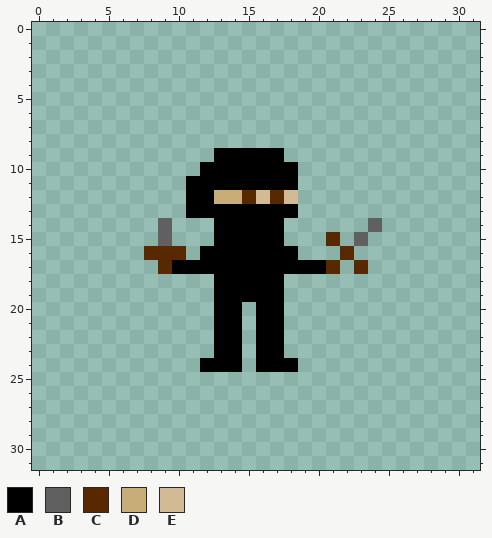
Edited in one commit: pixel-art sprite (Texture/Voleur_m.png). Above: the version before the commit.
The file is 32x32 pixels. Pixels under 10% opacity are left out. Colours within 5 levels of each other are drawn and written as one.
Palette (. is transparent): A #000000  B #606060  C #582900  D #c8ad79  E #d2ba94
Pixels before, first column x 8:
 9 .....AAAAA.......
10 ....AAAAAAA......
11 ...AAAAAAAA......
12 ...AADDCECE......
13 ...AAAAAAAA......
14 .B...AAAAA......B
15 .B...AAAAA...C.B.
16 CCC.AAAAAAA...C..
17 .CAAAAAAAAAAAC.C.
18 .....AAAAA.......
19 .....AAAAA.......
20 .....AA.AA.......
21 .....AA.AA.......
22 .....AA.AA.......
23 .....AA.AA.......
24 ....AAA.AAA......
Once edited:
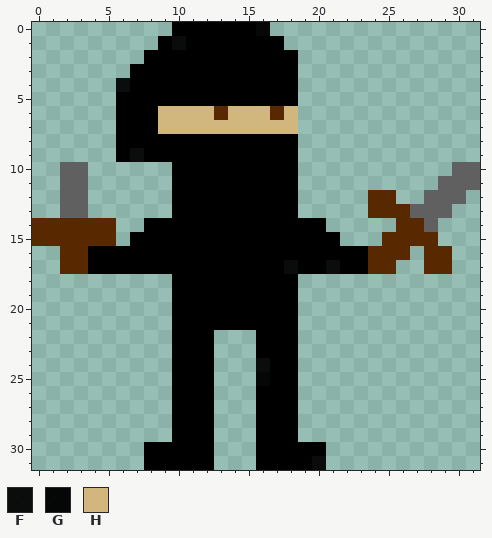
Colours new in this view: F #000000ee  G #000000f5  H #d1b67e
Difference:
y 0: x 10..16 ....... -> AAAAAAG
y 1: x 9..17 ......... -> AFAAAAAAA
y 2: x 8..18 ........... -> AAAAAAAAAAA
y 3: x 7..18 ............ -> AAAAAAAAAAAA
y 4: x 6..18 ............. -> FAAAAAAAAAAAA
y 5: x 6..18 ............. -> AAAAAAAAAAAAA
y 6: x 6..18 ............. -> AAAHHHHCHHHCH
y 7: x 6..18 ............. -> AAAHHHHHHHHHH
y 8: x 6..18 ............. -> AAAAAAAAAAAAA
y 9: x 6..12 ....... -> AFAAAAA; x 18 . -> A
y 10: x 2..3 .. -> BB; x 10..11 .. -> AA; x 30..31 .. -> BB
y 11: x 2..3 .. -> BB; x 10 . -> A; x 29..31 ... -> BBB
y 12: x 2..3 .. -> BB; x 10 . -> A; x 13..18 DDCECE -> AAAAAA; x 24..25 .. -> CC; x 28..30 ... -> BBB
y 13: x 2..3 .. -> BB; x 10 . -> A; x 24..29 ...... -> CCCBBB
y 14: x 0..5 ...... -> CCCCCC; x 8..12 .B... -> AAAAA; x 18..20 ... -> AAA; x 24 B -> .; x 26..28 ... -> CCB
y 15: x 0..5 ...... -> CCCCCC; x 7..12 ..B... -> AAAAAA; x 18..21 ...C -> AAAA; x 23 B -> .; x 25..28 .... -> CCCC
y 16: x 2..11 ......CCC. -> CCAAAAAAAA; x 19..26 ...C.... -> AAAAACCC; x 28..29 .. -> CC
y 17: x 2..9 .......C -> CCAAAAAA; x 18 A -> F; x 21..25 C.C.. -> FAACC; x 28..29 .. -> CC
y 18..19: x 10..12 ... -> AAA; x 18 . -> A
y 20..21: x 10..12 ... -> AAA; x 15 . -> A; x 18 . -> A
y 22..23: x 10..14 ...AA -> AAA..; x 18 . -> A
y 24: x 10..11 .. -> AA; x 13..14 AA -> ..; x 16 A -> F
y 25: x 10..12 ... -> AAA; x 16..18 ... -> GAA
y 26..29: x 10..12 ... -> AAA; x 16..18 ... -> AAA
y 30: x 8..12 ..... -> AAAAA; x 16..20 ..... -> AAAAA
y 31: x 8..12 ..... -> AAAAA; x 16..20 ..... -> AAAAF
Pixel boxes of the changes (left, top, right, bottom) in both pictures:
changed: (32, 22, 480, 470)
